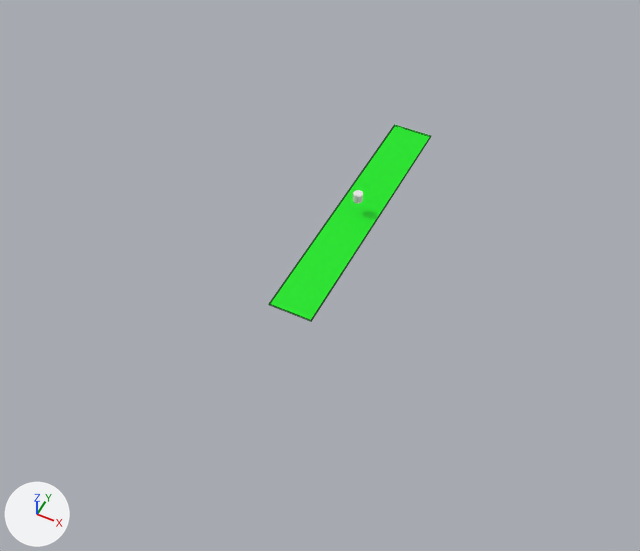
One commit to the Blender file art/blenvy.blend: the scene before it, then after it.
Rendered twice from a 50 mm camera at (53.6, -124.9, 131.8) aimed at (-3.0, -11.7, -9.8). Lighting does not change. The marker at lower left points along +X, +Y and +Z. Mesh edges are drawn as thin lines on the coarser meshes.
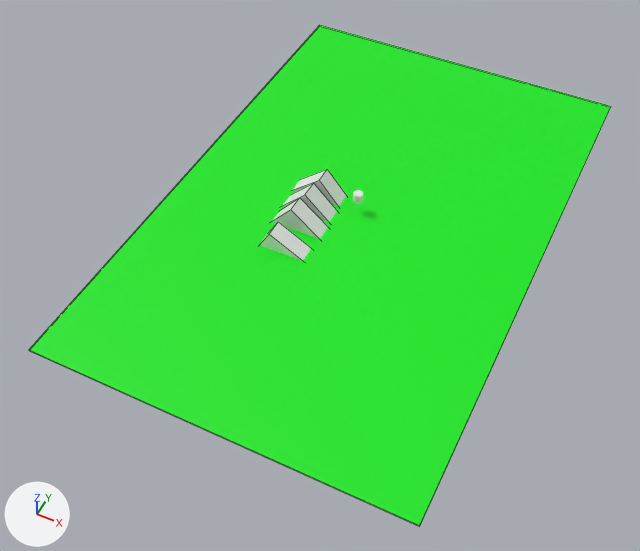
Changed parts and their boxes [x1, y1, x2, y2] in the pictures (640 x 551 px):
```json
{"object": "Cube.001", "change": "rescaled", "before": [269, 125, 431, 321], "after": [29, 25, 611, 526], "on screen": "258% wider, 155% taller"}
{"object": "Cube.002", "change": "added", "after": [272, 198, 328, 239]}
{"object": "Cube.003", "change": "added", "after": [260, 222, 311, 261]}
{"object": "Cube", "change": "added", "after": [282, 183, 337, 222]}
{"object": "Cube.004", "change": "added", "after": [292, 170, 346, 206]}
```

Scene script edits in JSON lines:
```json
{"op": "add", "block": "me_cube_004", "code": ["me_cube_004 = bpy.data.meshes.new('Cube.004')", "me_cube_004.from_pydata(...)  # a box spanning x -1.0..1.0, y -1.0..1.0, z -1.0..1.0"]}
{"op": "add", "block": "me_cube_003", "code": ["me_cube_003 = bpy.data.meshes.new('Cube.003')", "me_cube_003.from_pydata(...)  # a box spanning x -1.0..1.0, y -1.0..1.0, z -1.0..1.0"]}
{"op": "add", "block": "me_cube_002", "code": ["me_cube_002 = bpy.data.meshes.new('Cube.002')", "me_cube_002.from_pydata(...)  # a box spanning x -1.0..1.0, y -1.0..1.0, z -1.0..1.0"]}
{"op": "add", "block": "me_cube", "code": ["me_cube = bpy.data.meshes.new('Cube')", "me_cube.from_pydata(...)  # a box spanning x -1.0..1.0, y -1.0..1.0, z -1.0..1.0"]}
{"op": "set", "path": "ob_cube_001.scale", "old": "(4.55, 30.6, 0.163)", "new": "(39.0, 60.2, 0.163)"}
{"op": "add", "block": "ob_cube_004", "code": ["ob_cube_004 = bpy.data.objects.new('Cube.004', me_cube_004)", "ob_cube_004.location = (-9.6, 1.8, -1.3)", "ob_cube_004.rotation_euler = (0.0, 0.873, 0.0)  # degrees (0, 50, 0)", "ob_cube_004.scale = (4.96, 1.98, 4.96)"]}
{"op": "add", "block": "ob_cube_003", "code": ["ob_cube_003 = bpy.data.objects.new('Cube.003', me_cube_003)", "ob_cube_003.location = (-9.6, -15.7, -2.3)", "ob_cube_003.rotation_euler = (0.0, 0.524, 0.0)  # degrees (0, 30, 0)", "ob_cube_003.scale = (4.96, 1.98, 4.96)"]}
{"op": "add", "block": "ob_cube_002", "code": ["ob_cube_002 = bpy.data.objects.new('Cube.002', me_cube_002)", "ob_cube_002.location = (-9.6, -8.7, -1.3)", "ob_cube_002.rotation_euler = (0.0, 0.698, 0.0)  # degrees (0, 40, 0)", "ob_cube_002.scale = (4.96, 1.98, 4.96)"]}
{"op": "add", "block": "ob_cube", "code": ["ob_cube = bpy.data.objects.new('Cube', me_cube)", "ob_cube.location = (-9.6, -3.5, -1.3)", "ob_cube.rotation_euler = (0.0, 0.785, 0.0)  # degrees (0, 45, 0)", "ob_cube.scale = (4.96, 1.98, 4.96)"]}
```
